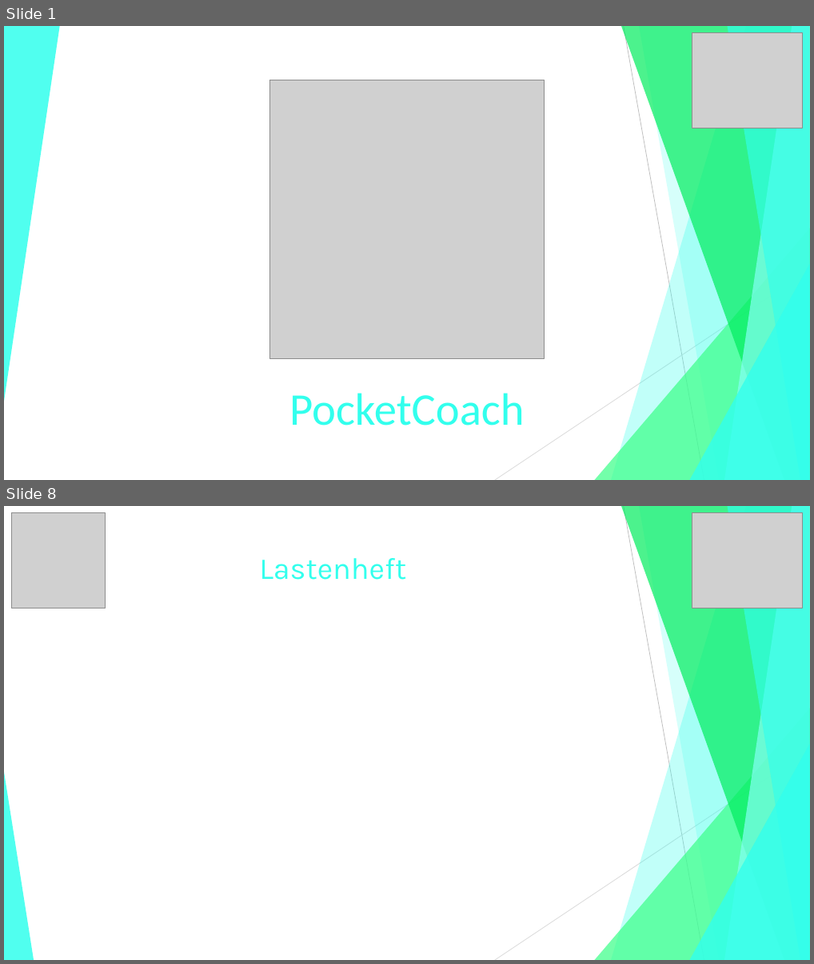
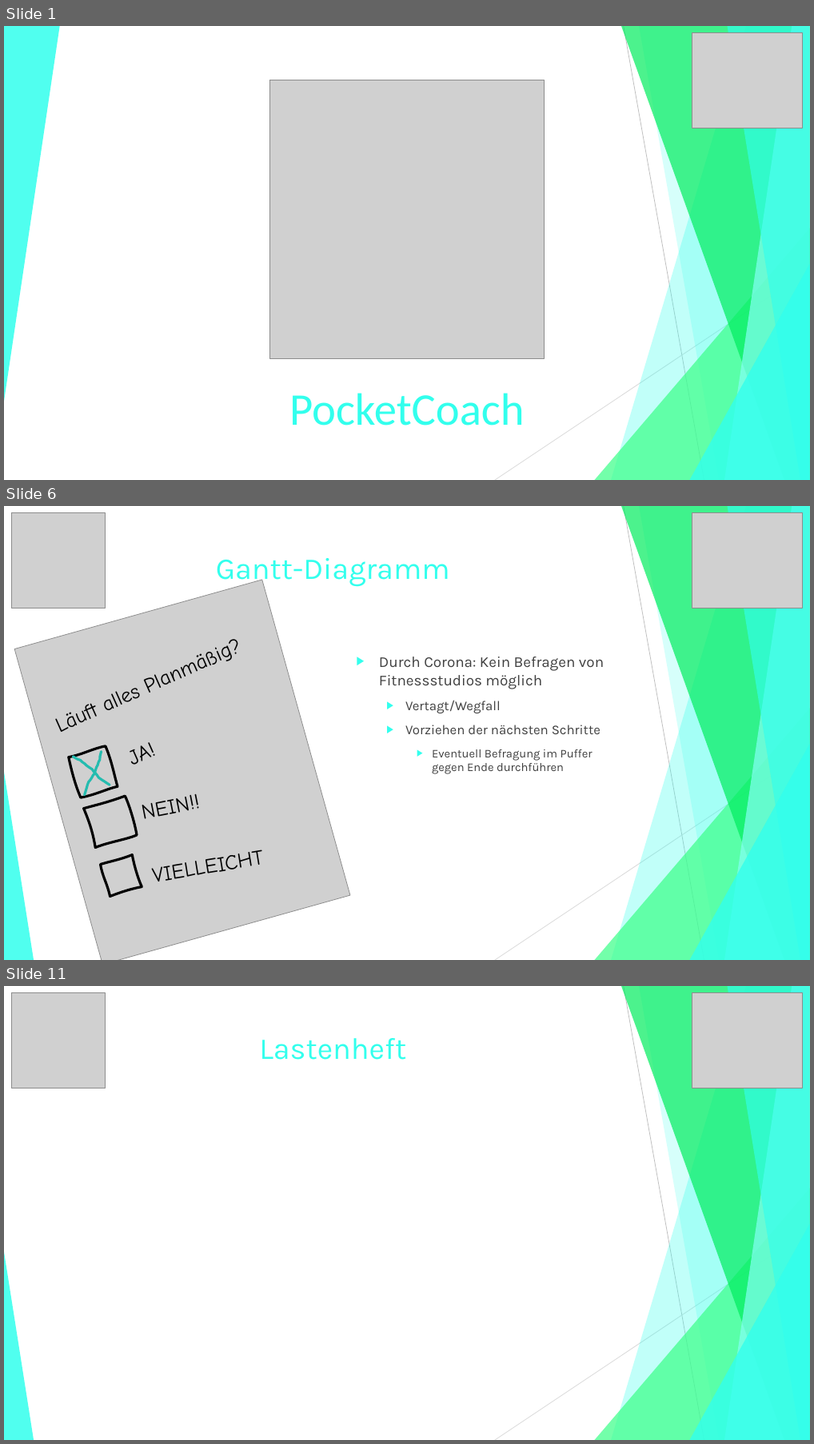
Before and after one commit to jGrochla/PocketCoach, a slide deck: PocketCoachExcel-PDF/PowerPoints/PocketCoach.pptx. Shown one above the other, each under a label of ours: slides 1 and 8 before the commit, slides 1, 6 and 11 after it; the slides between them are not shown. The pictures are 814x964 and 814x1444 pixels, drawn with LibreOffice and Linux fonts; fonts in the diff are those of the drawing; grey boxes stand for pictures. Boxes give left, top, right and bottom in pixels: in the first picture for what was removed or moved away, otherwise in the second. Text is boxed around its words. In the diff, an @@ line names an element or a change of style, - is before the commit and + after.

Commit message:
PowerPoint über Aktuellen stand hinzugefügt und Gantt aktualisiert

```diff
--- a/PocketCoachExcel-PDF/PowerPoints/PocketCoach.pptx
+++ b/PocketCoachExcel-PDF/PowerPoints/PocketCoach.pptx
@@ slide 6 added at <box>4,506,810,960</box>, background #FFFFFF; not listed: 10 template elements that a slide beside it also shows @@
@@ picture added at <box>11,512,105,608</box> @@
@@ picture added at <box>693,512,804,608</box> @@
@@ title added at <box>216,558,450,587</box>, 36 pt, text #32FFED @@
+Gantt-Diagramm
@@ text added at <box>379,656,604,774</box>, 18 pt, text #404040 @@
+▶ Durch Corona: Kein Befragen von Fitnessstudios möglich
+  ▶ Vertagt/Wegfall
+  ▶ Vorziehen der nächsten Schritte
+    ▶ Eventuell Befragung im Puffer gegen Ende durchführen
@@ freeform shape added at <box>73,756,110,785</box>, outline #25BDAF 3 pt @@
@@ freeform shape added at <box>74,752,112,795</box>, outline #25BDAF 3 pt @@
@@ group added at <box>14,580,350,960</box>: 4 texts, 3 freeform shapes, 1 picture @@
+Läuft alles Planmäßig?
+JA!
+NEIN!!
+VIELLEICHT
@@ what was slide 8 is now slide 11 @@
```
Also in this commit, not shown: 7 slides changed, 3 other slides added, 1 slide removed, 1 other file.
